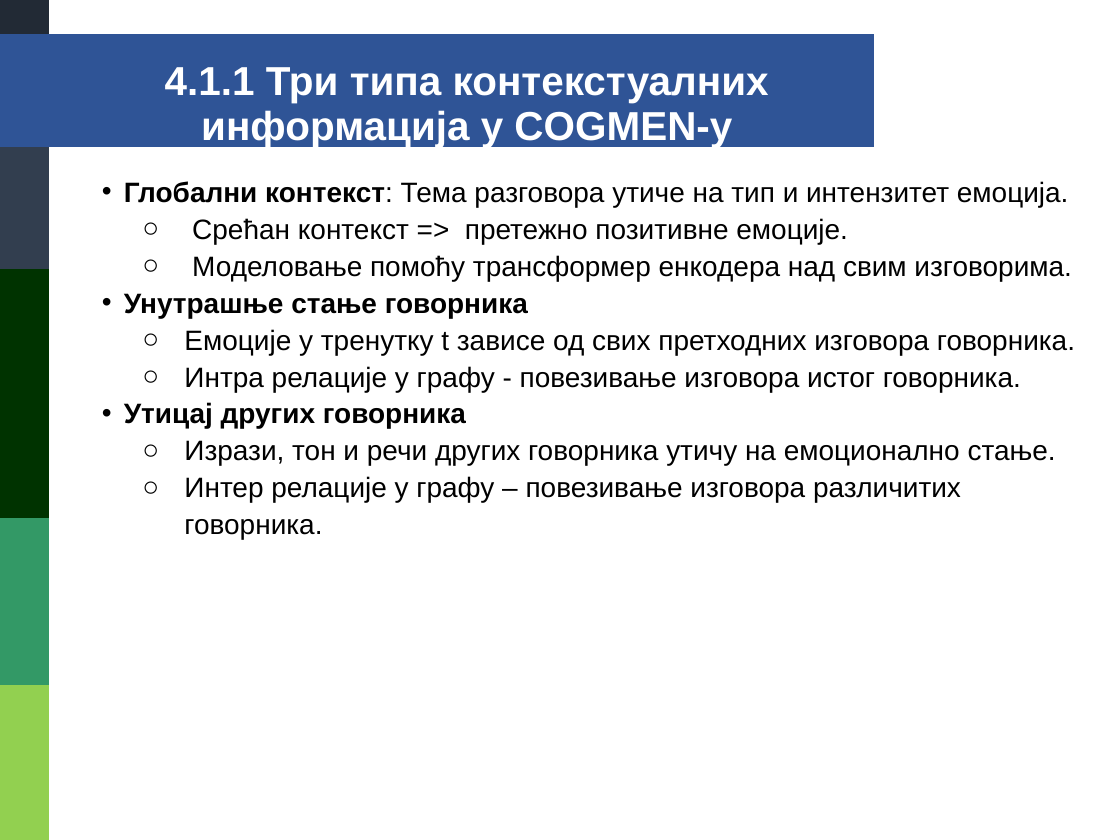
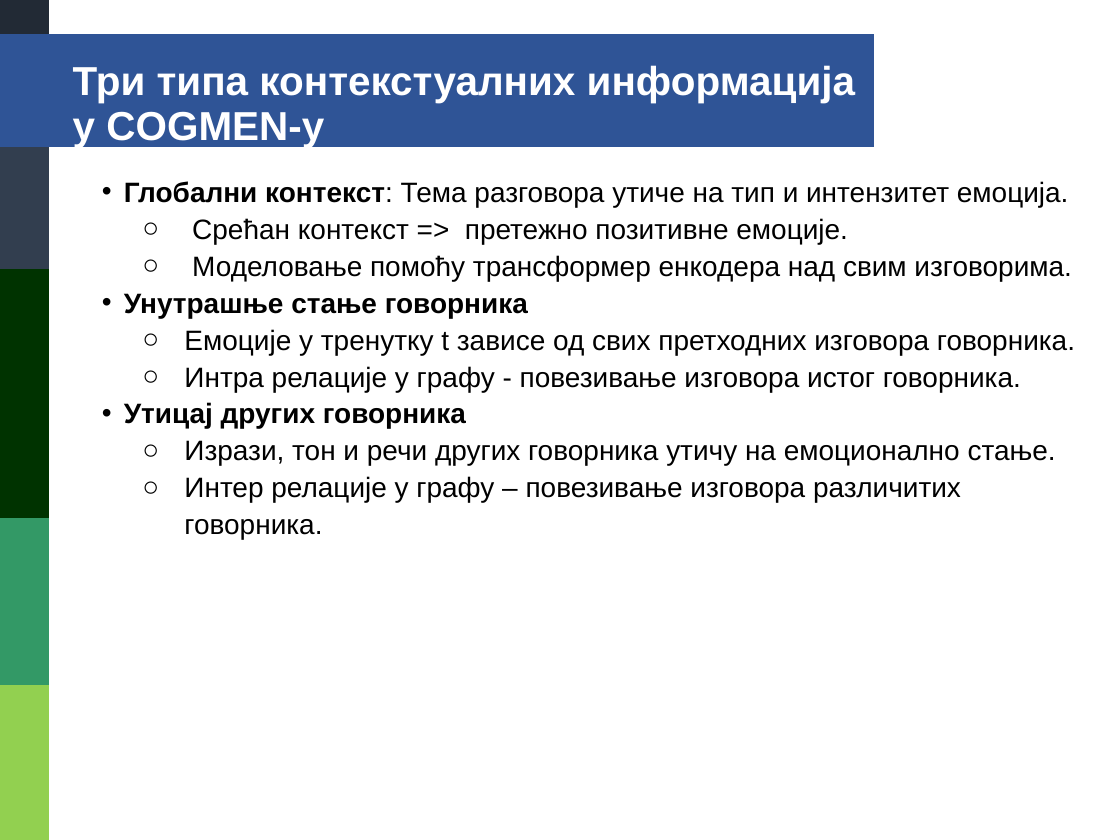
Before and after one commit to danilo-milosevic/ml-audio, a slide deck: slide 59 of drugi_deo/prezentacija/DaniloMilosevic1732.pptx (slide 56 before the commit). Drawn at 1120x840 pixels with LibreOffice and Linux fonts; fonts in the diff are those of the drawing. Boxes give left, top, right and bottom in pixels: in the first picture for what was removed or moved away, otherwise in the second. Text is boxed around its words. In the diff, an @@ line names an element or a change of style, - is before the commit and + after.

```diff
--- a/drugi_deo/prezentacija/DaniloMilosevic1732.pptx
+++ b/drugi_deo/prezentacija/DaniloMilosevic1732.pptx
@@ text at [73, 65, 855, 148]: text changed @@
-4.1.1 Три типа контекстуалних информација у COGMEN-у
+Три типа контекстуалних информација у COGMEN-у
```
Also in this commit, not shown: 53 other slides changed, 8 slides added, 2 slides removed.
